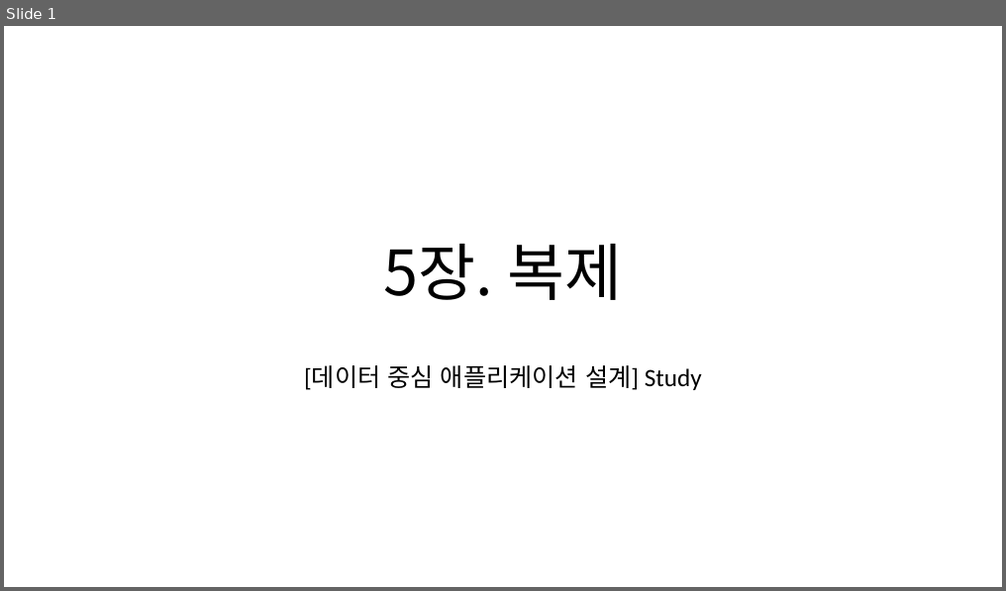
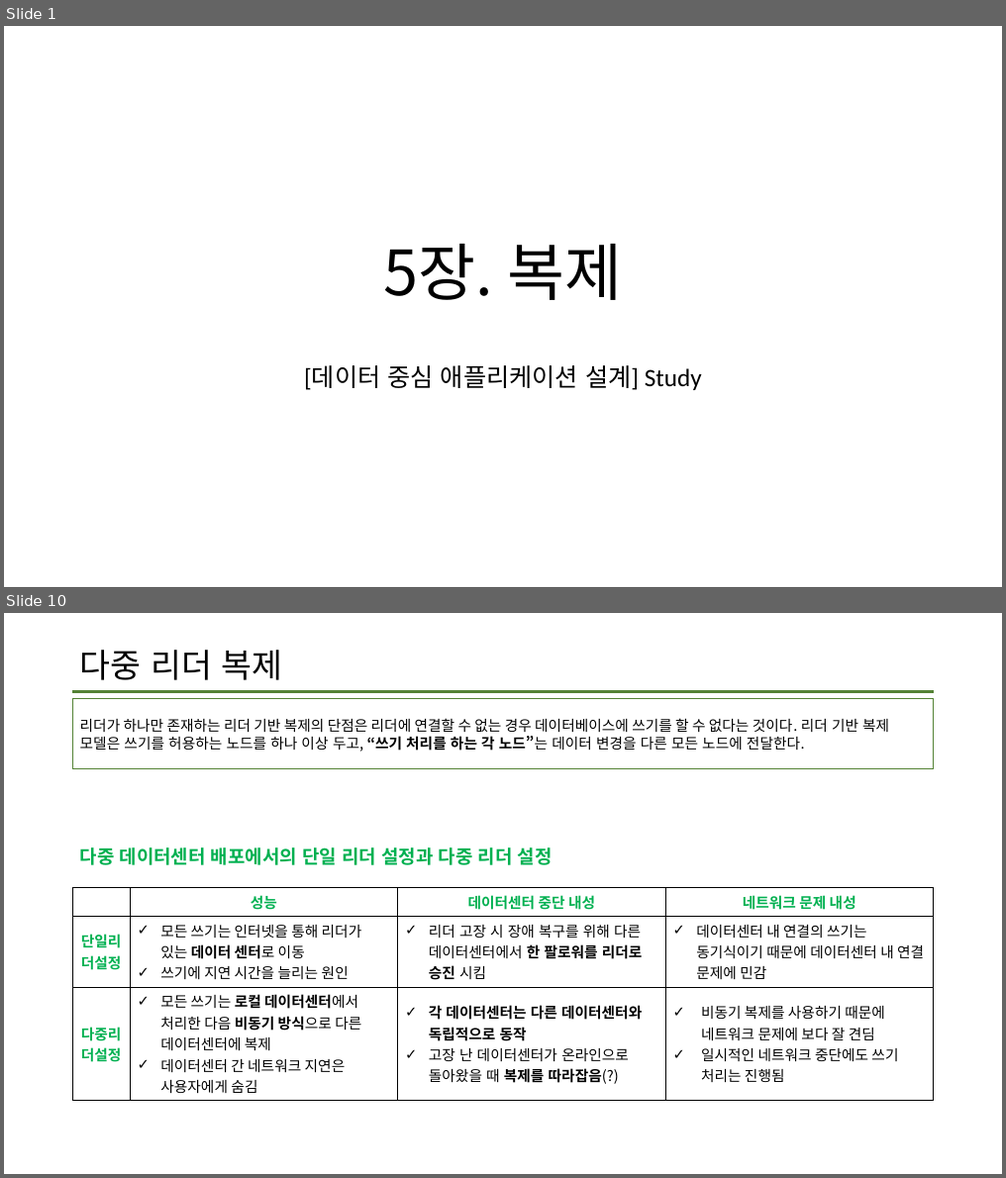
Before and after one commit to data-system-wiki/designing-data-intensive-applications, a slide deck: resources/chapter 5 summary.pptx. Shown one above the other, each under a label of ours: slide 1 before the commit, slides 1 and 10 after it; the slides between them are not shown. The pictures are 1006x591 and 1006x1178 pixels, drawn with LibreOffice and Linux fonts; fonts in the diff are those of the drawing. Boxes give left, top, right and bottom in pixels: in the first picture for what was removed or moved away, otherwise in the second. Text is boxed around its words. In the diff, an @@ line names an element or a change of style, - is before the commit and + after.

Commit message:
2차 업데이트

```diff
--- a/resources/chapter 5 summary.pptx
+++ b/resources/chapter 5 summary.pptx
@@ slide 10 added at <box>4,613,1002,1174</box>, background #FFFFFF @@
@@ title added at <box>80,650,282,680</box>, 32 pt, text #000000 @@
+다중 리더 복제
@@ line added from (73, 691) to (934, 691), #548235 2.25 pt @@
@@ rectangle added at <box>73,699,934,769</box>, outline #538234 1 pt, 14 pt, text #000000 @@
+리더가 하나만 존재하는 리더 기반 복제의 단점은 리더에 연결할 수 없는 경우 데이터베이스에 쓰기를 할 수 없다는 것이다. 리더 기반 복제 모델은 쓰기를 허용하는 노드를 하나 이상 두고, “쓰기 처리를 하는 각 노드”는 데이터 변경을 다른 모든 노드에 전달한다.
@@ text added at <box>80,848,552,865</box>, 18 pt, text #00B050, bold @@
+다중 데이터센터 배포에서의 단일 리더 설정과 다중 리더 설정
@@ table added at <box>73,888,935,1097</box>, 3 rows, 4 columns @@
+ | 성능 | 데이터센터 중단 내성 | 네트워크 문제 내성
+단일리더설정 | 모든 쓰기는 인터넷을 통해 리더가 있는 데이터 센터로 이동 / 쓰기에 지연 시간을 늘리는 원인 | 리더 고장 시 장애 복구를 위해 다른 데이터센터에서 한 팔로워를 리더로 승진 시킴 | 데이터센터 내 연결의 쓰기는 동기식이기 때문에 데이터센터 내 연결 문제에 민감
+다중리더설정 | 모든 쓰기는 로컬 데이터센터에서 처리한 다음 비동기 방식으로 다른 데이터센터에 복제 / 데이터센터 간 네트워크 지연은 사용자에게 숨김 | 각 데이터센터는 다른 데이터센터와 독립적으로 동작 / 고장 난 데이터센터가 온라인으로 돌아왔을 때 복제를 따라잡음(?) | 비동기 복제를 사용하기 때문에 네트워크 문제에 보다 잘 견딤 / 일시적인 네트워크 중단에도 쓰기 처리는 진행됨
```
Also in this commit, not shown: 4 slides changed, 8 other slides added.
